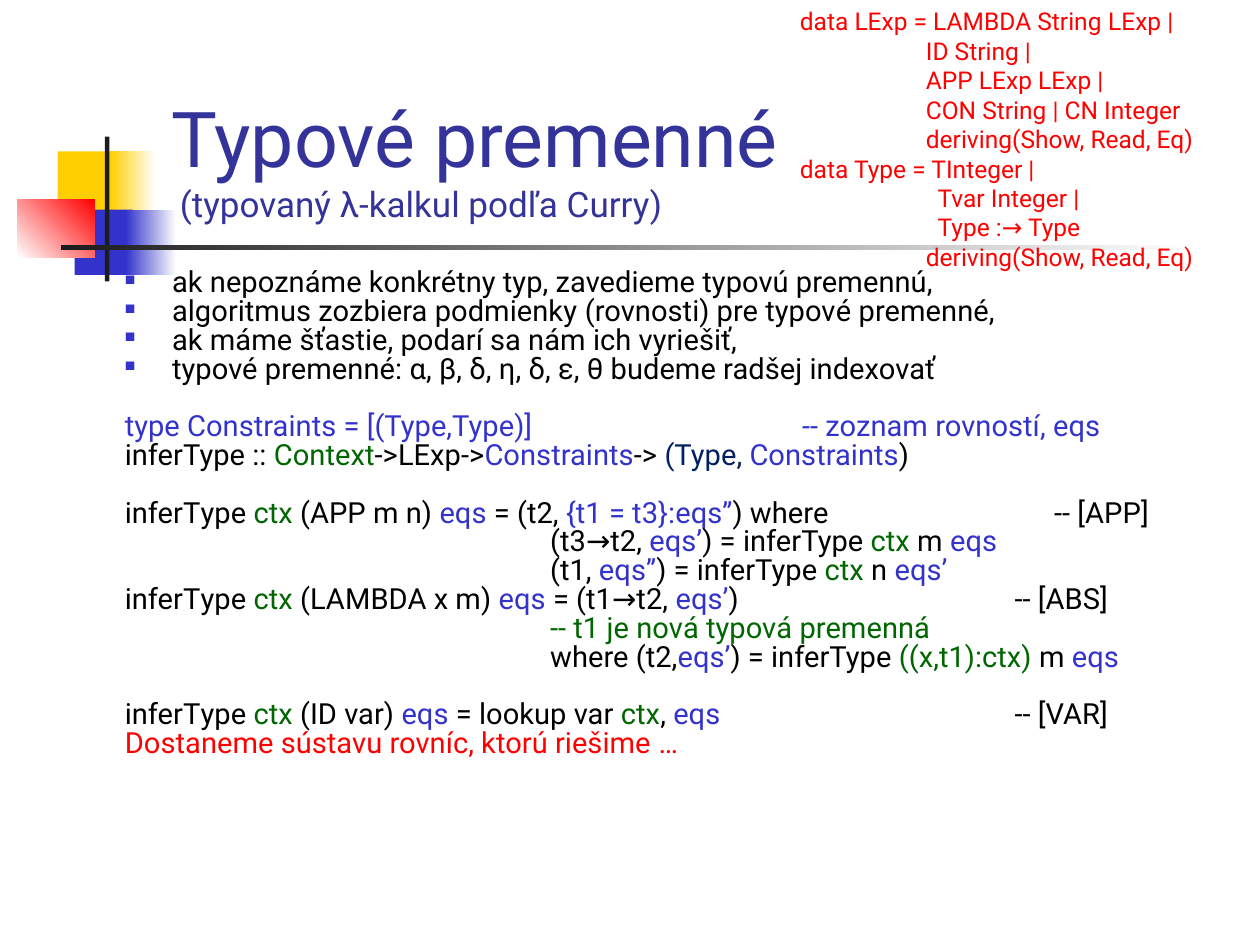
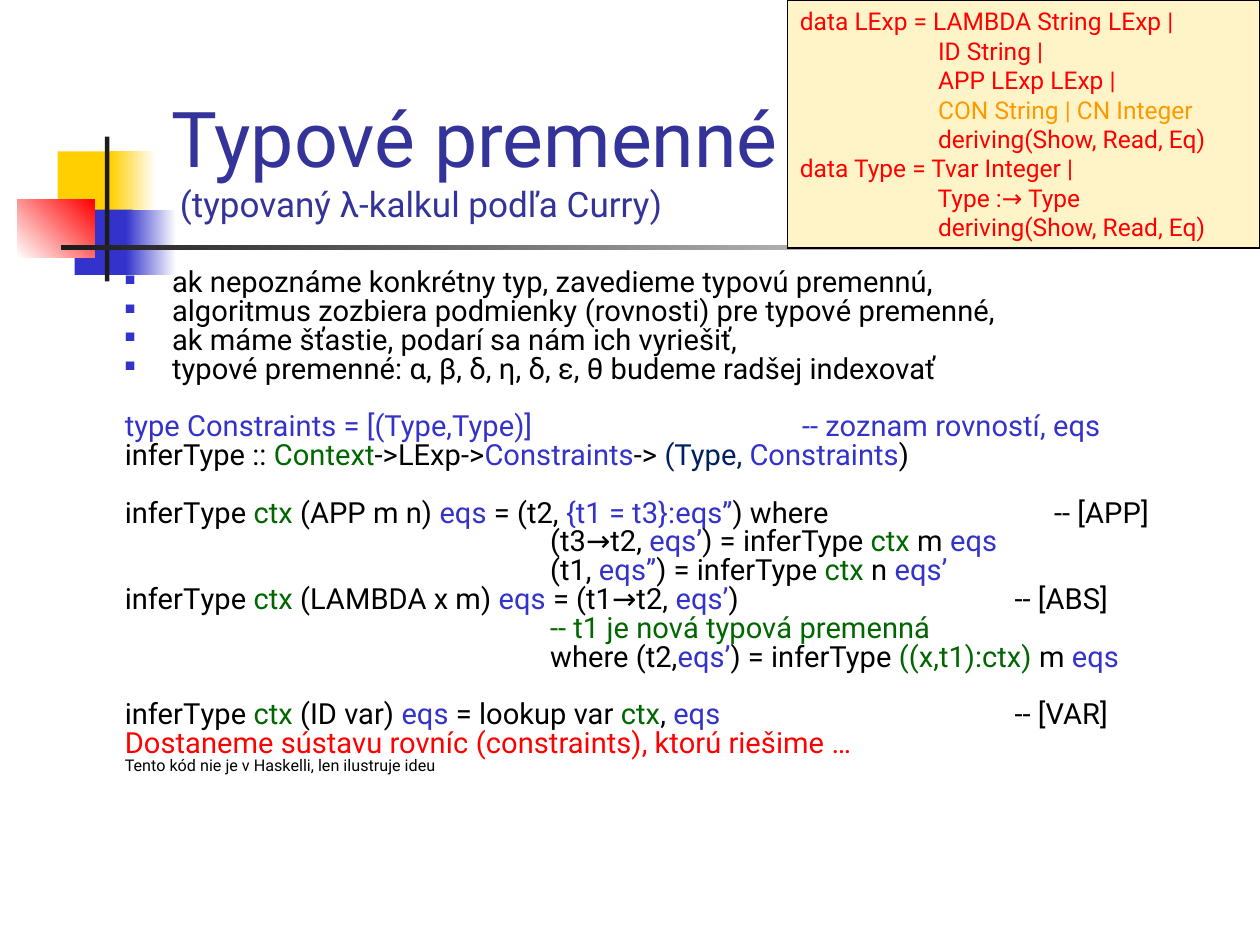
Before and after one commit to Funkcionalne/Prednasky, a slide deck: slide 16 of 08/08_fpro.ppt. Drawn at 1260x945 pixels with LibreOffice and Linux fonts; fonts in the diff are those of the drawing. Boxes give left, top, right and bottom in pixels: in the first picture for what was removed or moved away, otherwise in the second. Text is boxed around its words. In the diff, an @@ line names an element or a change of style, - is before the commit and + after.

```diff
--- a/08/08_fpro.ppt
+++ b/08/08_fpro.ppt
@@ rectangle "data LExp = LAMBDA String ...": place and size @@
-rectangle "data LExp = LAMBDA String ..." at <box>800,11,1193,272</box>
+rectangle "data LExp = LAMBDA String ..." at <box>788,0,1260,248</box>
@@ rectangle "data LExp = LAMBDA String ..." at <box>788,0,1260,248</box>: fill none to #FFF4C8; outline none to #000000 0.74 pt @@
@@ text in rectangle at <box>938,101,1192,124</box>: text colour #FF0000 to #FF9900 in "CON String | CN Integer" @@
@@ text in rectangle at <box>800,158,1061,183</box>: text changed @@
-data Type = TInteger |
-Tvar Integer |
+data Type = Tvar Integer |
@@ text at <box>125,726,824,775</box>: text changed @@
-Dostaneme sústavu rovníc, ktorú riešime …
+Dostaneme sústavu rovníc (constraints), ktorú riešime …
+Tento kód nie je v Haskelli, len ilustruje ideu
```
Also in this commit, not shown: 22 other slides changed, 1 other file.
